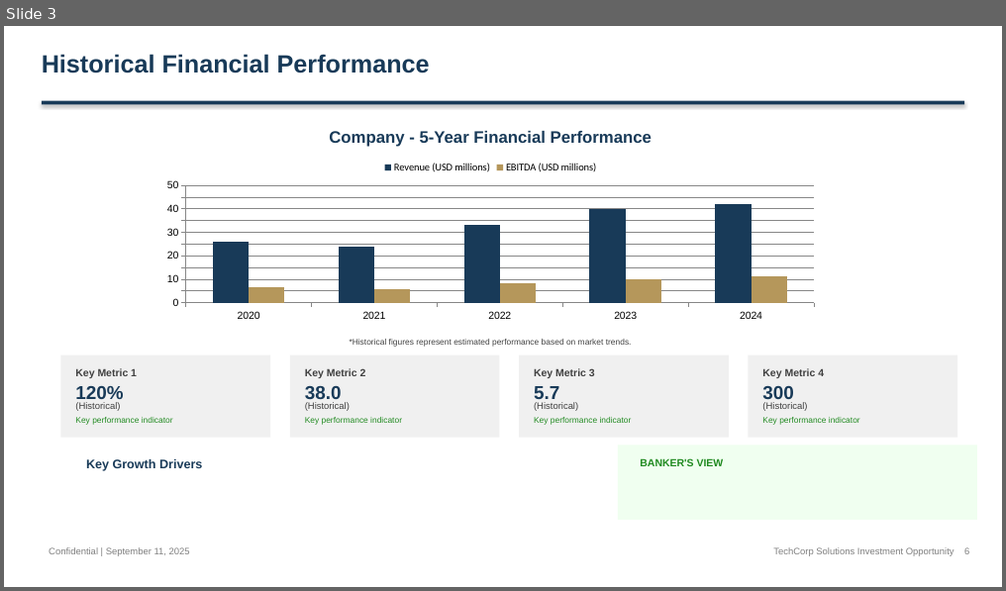
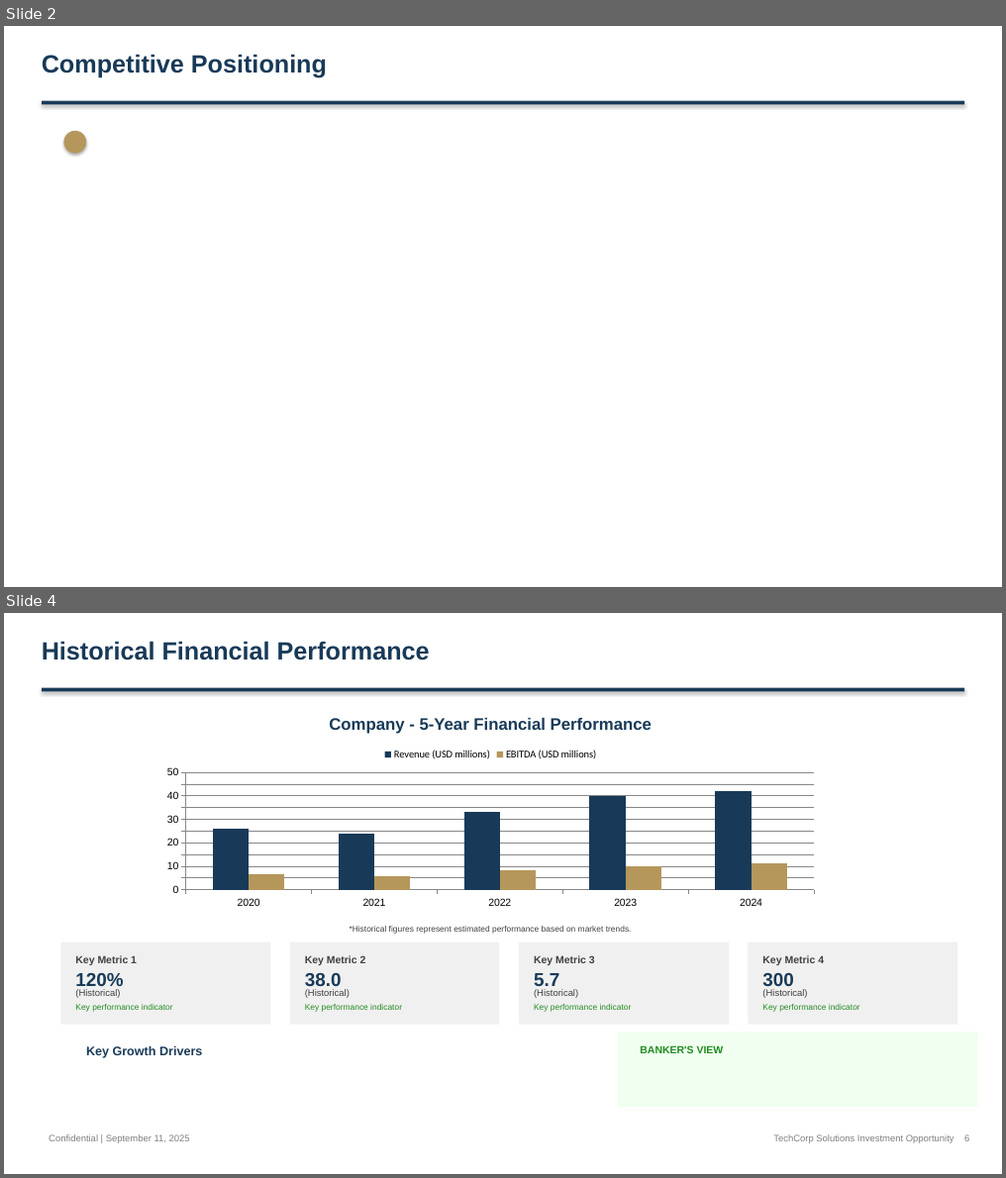
Before and after one commit to alinvb/slide_generator, a slide deck: output_presentation.pptx. Shown one above the other, each under a label of ours: slide 3 before the commit, slides 2 and 4 after it; the slides between them are not shown. The pictures are 1006x591 and 1006x1178 pixels, drawn with LibreOffice and Linux fonts; fonts in the diff are those of the drawing. Boxes give left, top, right and bottom in pixels: in the first picture for what was removed or moved away, otherwise in the second. Text is boxed around its words. In the diff, an @@ line names an element or a change of style, - is before the commit and + after.

```diff
--- a/output_presentation.pptx
+++ b/output_presentation.pptx
@@ slide 2 added at box(4, 26, 1002, 587), background #FFFFFF @@
@@ text added at box(42, 54, 327, 78), 24 pt, text #183A58, bold @@
+Competitive Positioning
@@ rectangle added at box(42, 101, 964, 104), fill #183A58 @@
@@ ellipse added at box(63, 131, 86, 154), fill #B5975B @@
@@ what was slide 3 is now slide 4 @@
```
Also in this commit, not shown: 7 slides changed, 3 other slides added, 3 slides removed, 1 other file.
